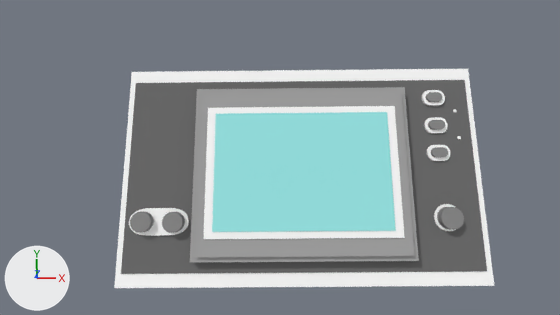
The Blender file blender/GameWatchModel.blend, before and after one commit.
Rendered twice from the file's camera 'Camera'. Arrows for +X, +Y and +Z are at lower left; the lights stay in place.

Objects in the first picture: '1base', '3carcasaColor', '4marcoPantalla', '5marcoSuperiora', '6marcoInterior', '7pantalla', 'BotonDer', 'BotonDerBajo', 'BotonIzqDer', 'BotonIzqIzq', 'baseBotonIzq'.
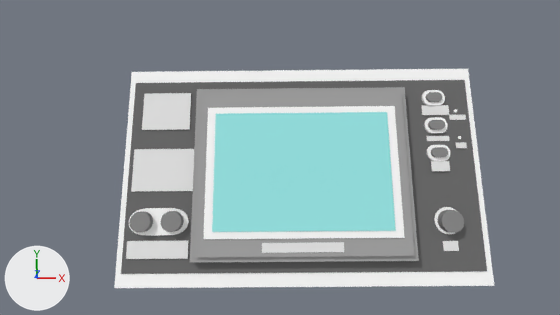
Commit message: GameWatch model actualizado con texto en los controladores

What differs and where, as boxes [x1, y1, x2, y2] in the pictures (560 x 315 px):
'dude', added: after [131, 149, 194, 192]
'Game_and_watch_logo.svg', added: after [142, 93, 191, 130]
'Control', added: after [126, 241, 188, 259]
'NintendoLogo', added: after [262, 242, 344, 253]
'BotonDer', moved: before [437, 207, 464, 230]; after [437, 210, 464, 233]
'BotonIzqIzq', moved: before [130, 212, 154, 233]; after [129, 212, 153, 233]
'GameA', added: after [421, 105, 449, 115]
'BotonDerBajo', moved: before [434, 204, 456, 231]; after [434, 207, 455, 234]
'Time', added: after [431, 161, 450, 171]
'up', added: after [443, 241, 459, 251]
'GameB', added: after [426, 136, 450, 141]
'Alarm', added: after [449, 115, 466, 120]
'alg', added: after [456, 142, 467, 148]

Patch to the scene script:
```diff
--- a/blender/GameWatchModel.blend.py
+++ b/blender/GameWatchModel.blend.py
@@ me_game_and_watch_logo_svg @@
+me_game_and_watch_logo_svg.from_pydata([(-0.626, -0.5, 0.0), (0.626, -0.5, 0.0), (-0.626, 0.5, 0.0), (0.626, 0.5, 0.0)], [], [(0, 1, 3, 2)])
+me_game_and_watch_logo_svg.materials.append(mat_game_and_watch_logo_svg)  # its picture is missing
@@ me_nintendologo @@
+me_nintendologo.from_pydata([(-4.35, -0.5, 0.0), (4.35, -0.5, 0.0), (-4.35, 0.5, 0.0), (4.35, 0.5, 0.0)], [], [(0, 1, 3, 2)])
+me_nintendologo.materials.append(mat_nintendologo)  # its picture is missing
@@ me_dude @@
+me_dude.from_pydata([(-0.724, -0.5, 0.0), (0.724, -0.5, 0.0), (-0.724, 0.5, 0.0), (0.724, 0.5, 0.0)], [], [(0, 1, 3, 2)])
+me_dude.materials.append(mat_dude)  # its picture is missing
@@ me_control @@
+me_control.from_pydata([(-1.78, -0.5, 0.0), (1.78, -0.5, 0.0), (-1.78, 0.5, 0.0), (1.78, 0.5, 0.0)], [], [(0, 1, 3, 2)])
+me_control.materials.append(mat_control)  # its picture is missing
@@ me_gamea @@
+me_gamea.from_pydata([(-1.33, -0.5, 0.0), (1.33, -0.5, 0.0), (-1.33, 0.5, 0.0), (1.33, 0.5, 0.0)], [], [(0, 1, 3, 2)])
+me_gamea.materials.append(mat_gamea)  # its picture is missing
@@ me_gameb @@
+me_gameb.from_pydata([(-2.26, -0.5, 0.0), (2.26, -0.5, 0.0), (-2.26, 0.5, 0.0), (2.26, 0.5, 0.0)], [], [(0, 1, 3, 2)])
+me_gameb.materials.append(mat_gameb)  # its picture is missing
@@ me_time @@
+me_time.from_pydata([(-0.9, -0.5, 0.0), (0.9, -0.5, 0.0), (-0.9, 0.5, 0.0), (0.9, 0.5, 0.0)], [], [(0, 1, 3, 2)])
+me_time.materials.append(mat_time)  # its picture is missing
@@ me_up_001 @@
+me_up_001.from_pydata([(-0.79, -0.5, 0.0), (0.79, -0.5, 0.0), (-0.79, 0.5, 0.0), (0.79, 0.5, 0.0)], [], [(0, 1, 3, 2)])
+me_up_001.materials.append(mat_up)  # its picture is missing
@@ me_alarm @@
+me_alarm.from_pydata([(-1.54, -0.5, 0.0), (1.54, -0.5, 0.0), (-1.54, 0.5, 0.0), (1.54, 0.5, 0.0)], [], [(0, 1, 3, 2)])
+me_alarm.materials.append(mat_alarm)  # its picture is missing
@@ me_alg @@
+me_alg.from_pydata([(-0.94, -0.5, 0.0), (0.94, -0.5, 0.0), (-0.94, 0.5, 0.0), (0.94, 0.5, 0.0)], [], [(0, 1, 3, 2)])
+me_alg.materials.append(mat_alg)  # its picture is missing
@@ ob_botonizqizq @@
 ob_botonizqizq = bpy.data.objects.new('BotonIzqIzq', me_cilindro_002)
-ob_botonizqizq.location = (-69.0, -36.6, 11.5)
+ob_botonizqizq.location = (-69.1, -36.6, 11.5)
 ob_botonizqizq.rotation_euler = (0.0, 0.0, -1.571)  # degrees (0, 0, -90)
@@ ob_botonderbajo @@
 ob_botonderbajo = bpy.data.objects.new('BotonDerBajo', me_cilindro_001)
-ob_botonderbajo.location = (21.8, -36.1, 10.1)
+ob_botonderbajo.location = (21.8, -37.0, 10.1)
 ob_botonderbajo.rotation_euler = (0.0, 0.0, -1.571)  # degrees (0, 0, -90)
@@ ob_botonder @@
 ob_botonder = bpy.data.objects.new('BotonDer', me_cilindro)
-ob_botonder.location = (21.8, -36.2, 11.5)
+ob_botonder.location = (21.8, -37.1, 11.5)
 ob_botonder.rotation_euler = (0.0, 0.0, -1.571)  # degrees (0, 0, -90)
@@ ob_game_and_watch_logo_svg @@
+ob_game_and_watch_logo_svg = bpy.data.objects.new('Game_and_watch_logo.svg', me_game_and_watch_logo_svg)
+ob_game_and_watch_logo_svg.location = (-64.0, -2.3, 10.6)
+ob_game_and_watch_logo_svg.scale = (12.0, 12.0, 12.0)
@@ ob_nintendologo @@
+ob_nintendologo = bpy.data.objects.new('NintendoLogo', me_nintendologo)
+ob_nintendologo.location = (-21.9, -43.9, 14.2)
+ob_nintendologo.scale = (2.67, 2.67, 2.67)
@@ ob_dude @@
+ob_dude = bpy.data.objects.new('dude', me_dude)
+ob_dude.location = (-64.0, -21.0, 10.6)
+ob_dude.scale = (13.1, 13.1, 13.1)
@@ ob_control @@
+ob_control = bpy.data.objects.new('Control', me_control)
+ob_control.location = (-64.4, -44.7, 10.7)
+ob_control.scale = (5.09, 5.09, 5.09)
@@ ob_gamea @@
+ob_gamea = bpy.data.objects.new('GameA', me_gamea)
+ob_gamea.location = (21.1, -2.7, 10.7)
+ob_gamea.scale = (3.2, 3.2, 3.2)
@@ ob_gameb @@
+ob_gameb = bpy.data.objects.new('GameB', me_gameb)
+ob_gameb.location = (21.2, -11.9, 10.5)
+ob_gameb.scale = (1.57, 1.57, 1.57)
@@ ob_time @@
+ob_time = bpy.data.objects.new('Time', me_time)
+ob_time.location = (20.9, -20.7, 10.8)
+ob_time.scale = (3.1, 3.1, 3.1)
@@ ob_up @@
+ob_up = bpy.data.objects.new('up', me_up_001)
+ob_up.location = (21.9, -44.3, 10.4)
+ob_up.scale = (2.83, 2.83, 2.83)
@@ ob_alarm @@
+ob_alarm = bpy.data.objects.new('Alarm', me_alarm)
+ob_alarm.location = (28.0, -5.0, 10.5)
+ob_alarm.scale = (1.66, 1.66, 1.66)
@@ ob_alg @@
+ob_alg = bpy.data.objects.new('alg', me_alg)
+ob_alg.location = (28.0, -14.2, 10.7)
+ob_alg.scale = (1.8, 1.8, 1.8)
```
